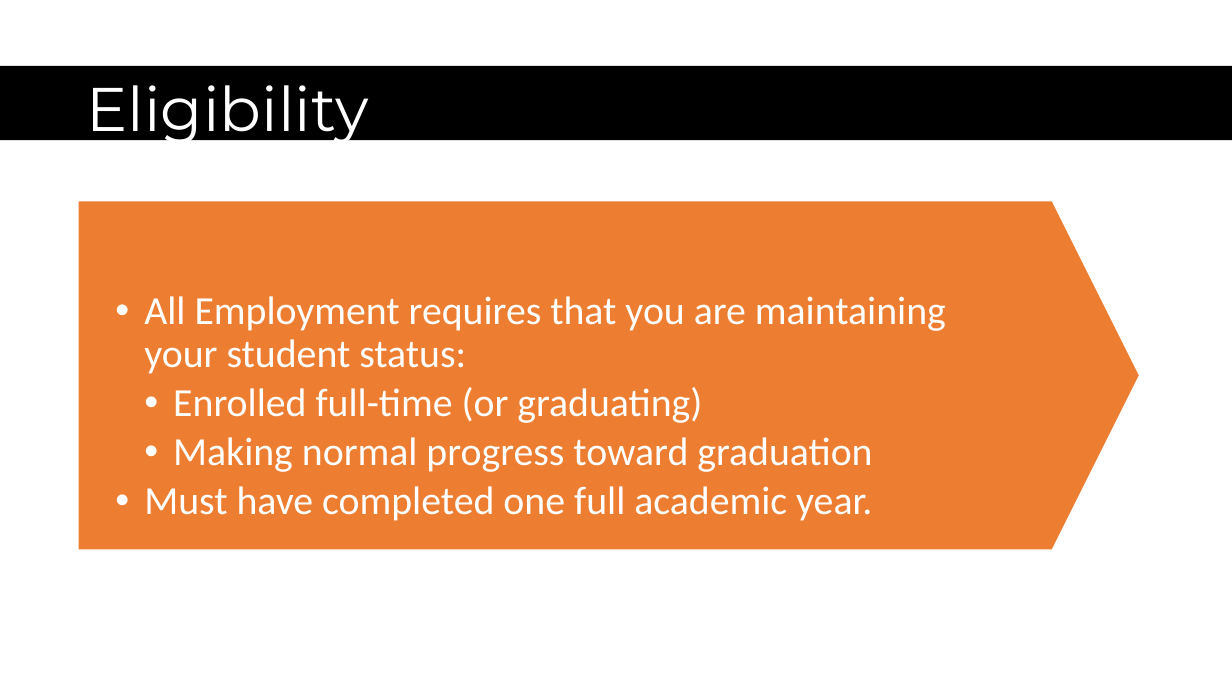
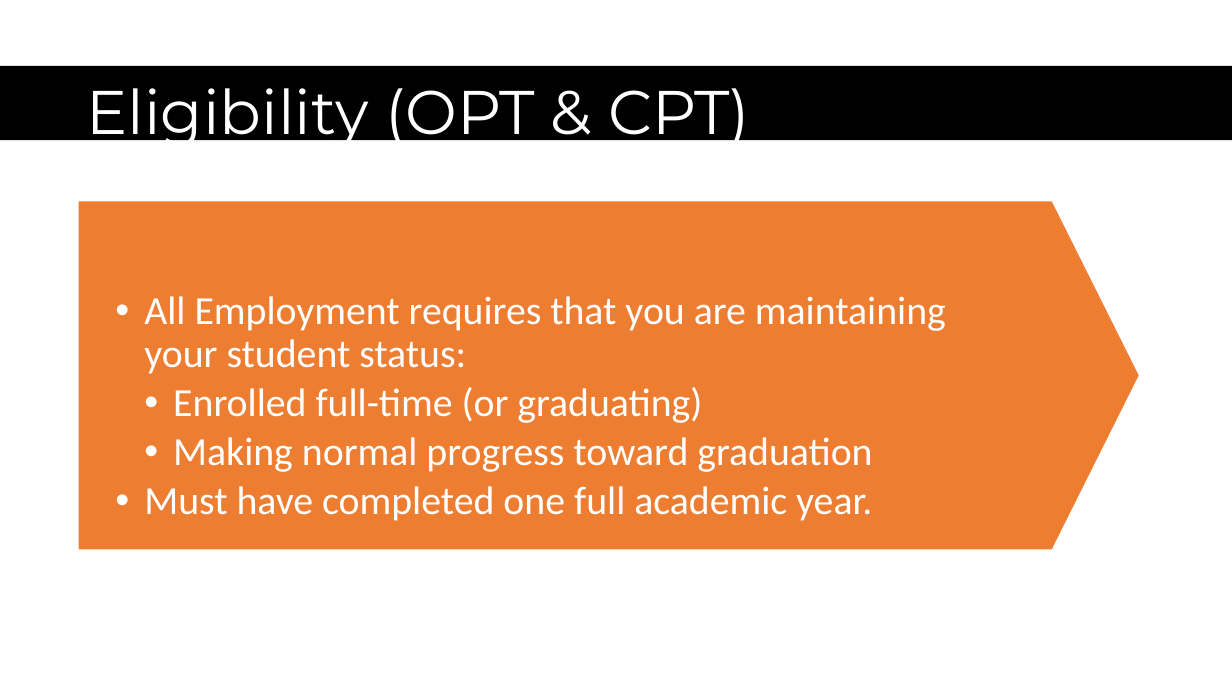
Before and after one commit to bhargavbunny/ppt-opt-cpt, a slide deck: slide 3 of CPT and OPT.pptx. Drawn at 1232x693 pixels with LibreOffice and Linux fonts; fonts in the diff are those of the drawing. Boxes give left, top, right and bottom in pixels: in the first picture for what was removed or moved away, otherwise in the second. Text is boxed around its words. In the diff, an @@ line names an element or a change of style, - is before the commit and + after.

```diff
--- a/CPT and OPT.pptx
+++ b/CPT and OPT.pptx
@@ text at (87, 88, 750, 149): text changed @@
-Eligibility
+Eligibility (OPT & CPT)
```
Also in this commit, not shown: 1 other slide changed, 2 slides added.
